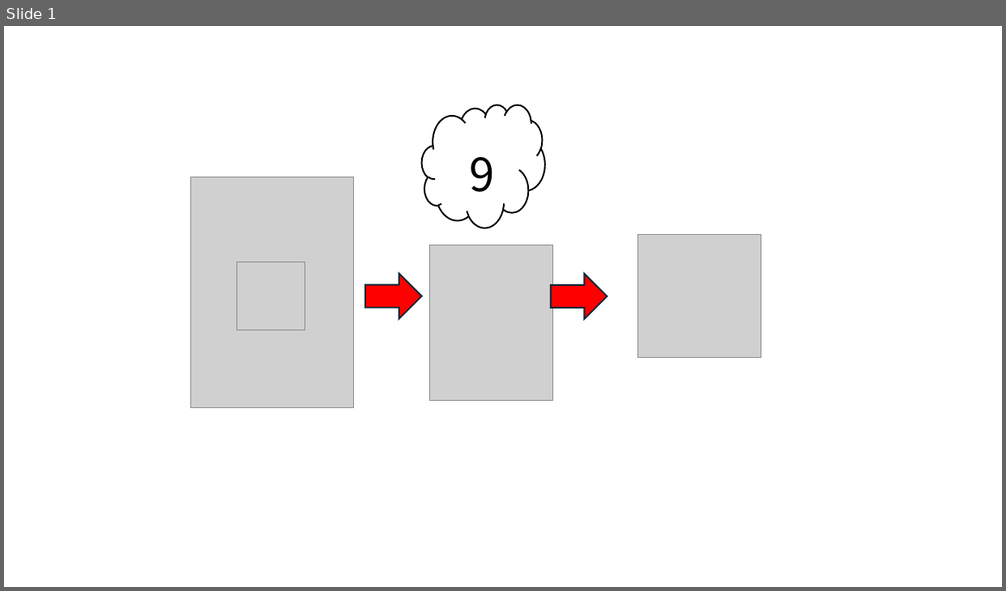
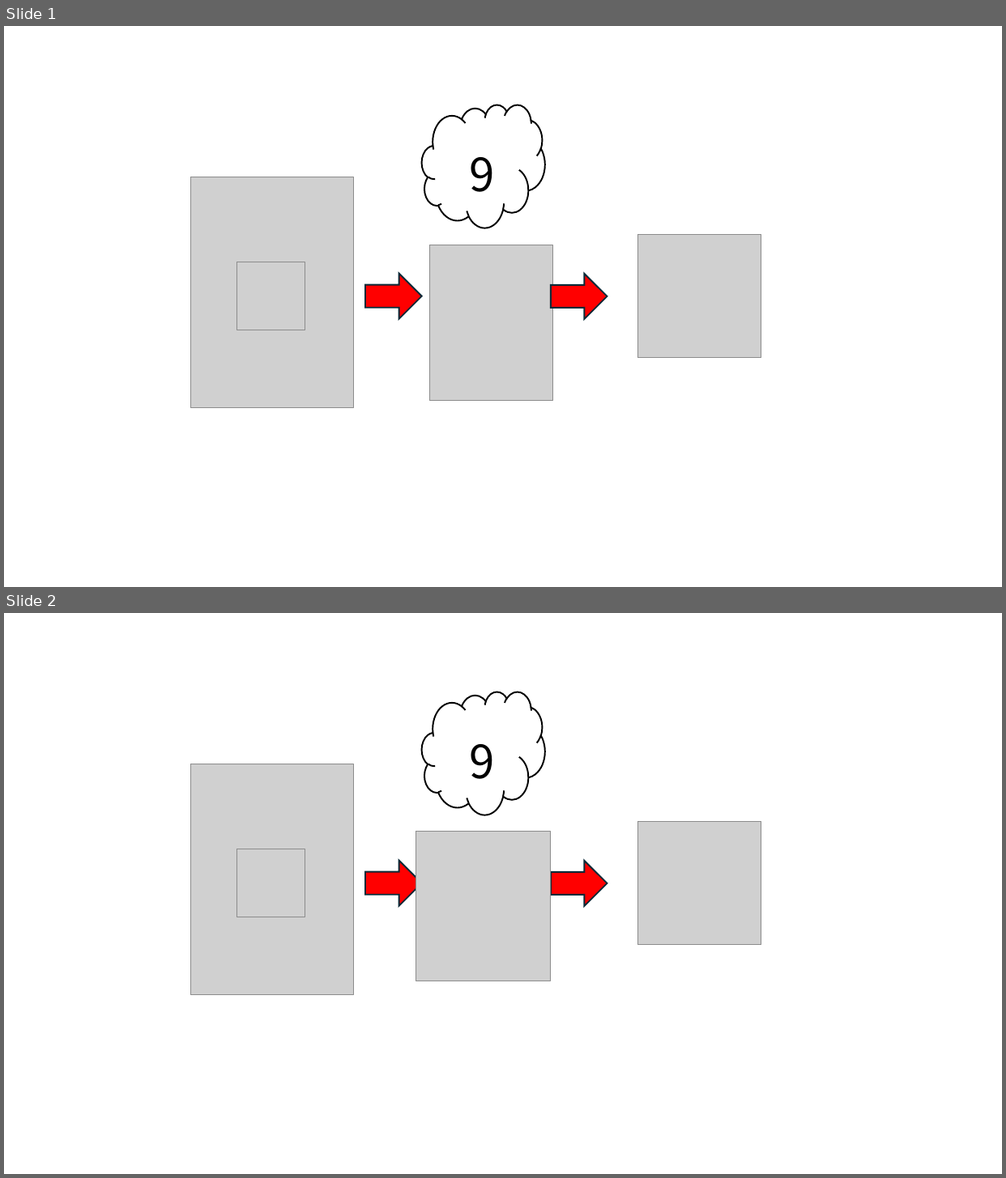
Before and after one commit to kaityo256/rbm_mnist_check, a slide deck: notes/fig.pptx. Shown one above the other, each under a label of ours: slide 1 before the commit, slides 1 and 2 after it. The pictures are 1006x591 and 1006x1178 pixels, drawn with LibreOffice and Linux fonts; fonts in the diff are those of the drawing; grey boxes stand for pictures. Boxes give left, top, right and bottom in pixels: in the first picture for what was removed or moved away, otherwise in the second. Text is boxed around its words. In the diff, an @@ line names an element or a change of style, - is before the commit and + after.

```diff
--- a/notes/fig.pptx
+++ b/notes/fig.pptx
@@ slide 2 added at (4, 613, 1002, 1174), background #FFFFFF @@
@@ cloud added at (422, 692, 545, 815), outline #000000 1.5 pt @@
@@ text added at (470, 744, 495, 779), 44 pt, text #000000 @@
+9
@@ picture added at (190, 764, 353, 995) @@
@@ picture added at (638, 822, 761, 945) @@
@@ picture added at (236, 850, 305, 918) @@
@@ picture added at (416, 832, 552, 982) @@
@@ right arrow added at (365, 861, 422, 906), fill #FF0000, outline #092A39 1.5 pt @@
@@ right arrow added at (551, 861, 607, 906), fill #FF0000, outline #092A39 1.5 pt @@
```
Also in this commit, not shown: 1 other slide added, 1 other file.
